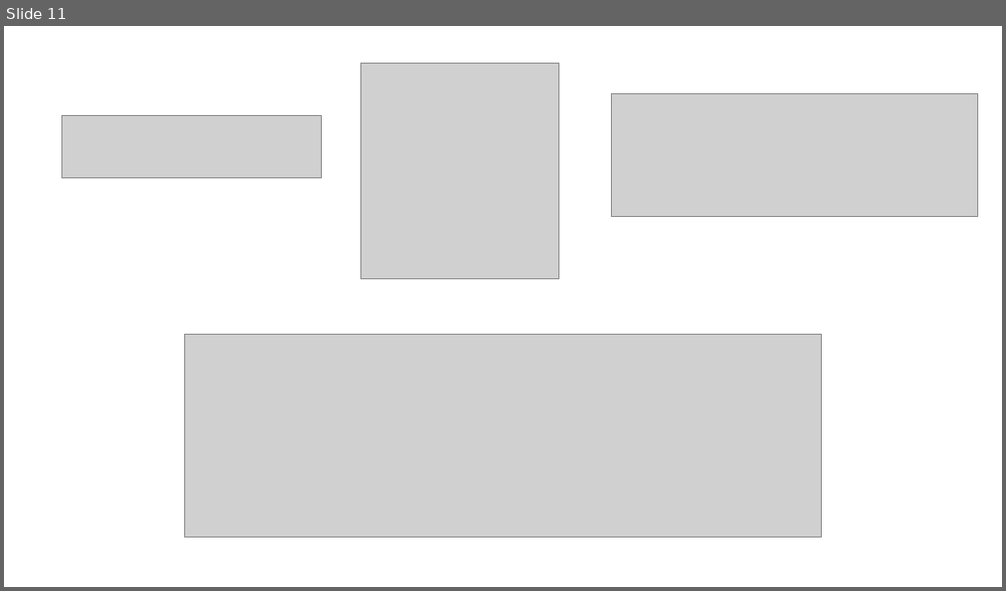
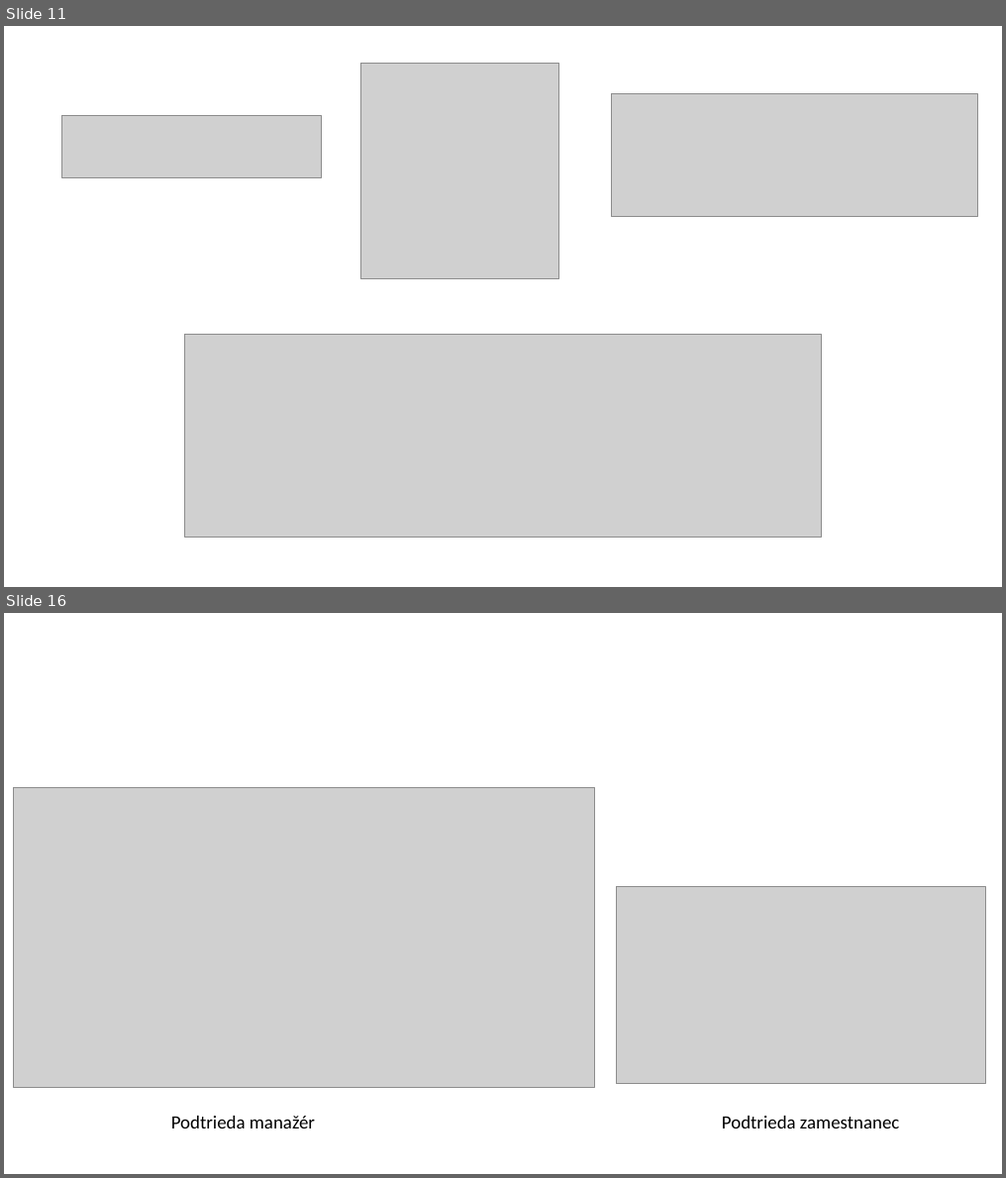
Before and after one commit to alco139/asos, a slide deck: Prezentacia.pptx. Shown one above the other, each under a label of ours: slide 11 before the commit, slides 11 and 16 after it; the slides between them are not shown. The pictures are 1006x591 and 1006x1178 pixels, drawn with LibreOffice and Linux fonts; fonts in the diff are those of the drawing; grey boxes stand for pictures. Boxes give left, top, right and bottom in pixels: in the first picture for what was removed or moved away, otherwise in the second. Text is boxed around its words. In the diff, an @@ line names an element or a change of style, - is before the commit and + after.

```diff
--- a/Prezentacia.pptx
+++ b/Prezentacia.pptx
@@ slide 16 added at <box>4,613,1002,1174</box>, background #FFFFFF @@
@@ picture added at <box>13,787,595,1087</box> @@
@@ picture added at <box>616,887,985,1084</box> @@
@@ text added at <box>171,1116,315,1129</box>, 18 pt, text #000000 @@
+Podtrieda manažér
@@ text added at <box>722,1116,899,1129</box>, 18 pt, text #000000 @@
+Podtrieda zamestnanec
```
Also in this commit, not shown: 5 other slides added.
